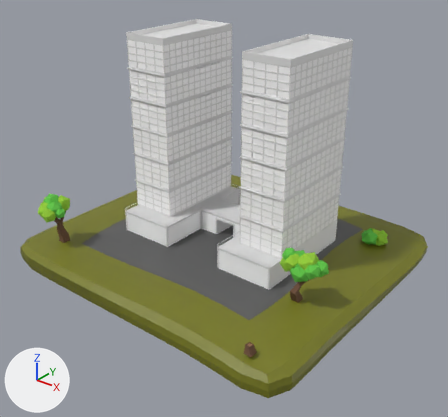
An edit to the glTF model static/models/business.glb, drawn before and after from the same camera.
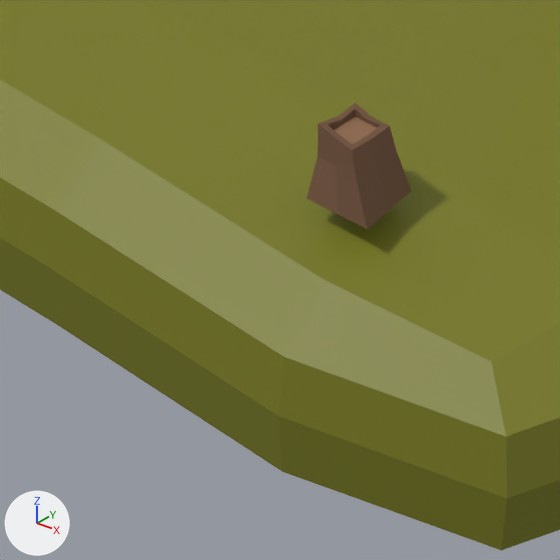
The first picture shows the older version from a camera (50 mm lens) standing at (16.7, -19.1, 15.5) and looking at (0.6, 1.0, 3.0). The close-ups show both versions on the part from 46% to 62% of the width and 79% to 96% of the height of that picture; other places that the commit changed are outside them. Arrows for +X, +Y and +Z are at lower left; the lights stay in place. Where no turn or scale is listed for an object, it has been applied to the vertices.

The first close-up shows 'Ground.003', 'Stumo 3'.
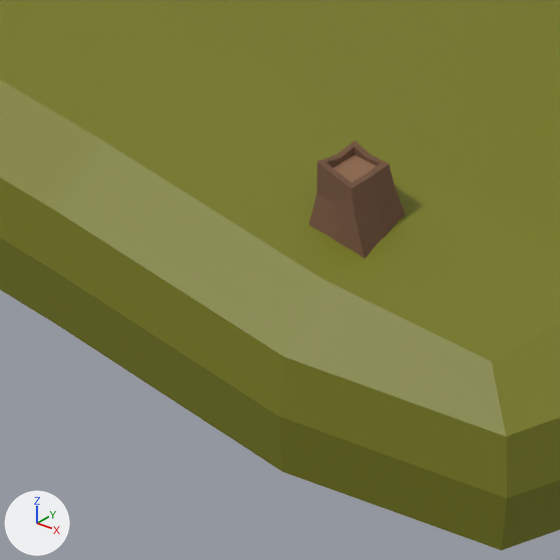
Where the newer file only moved an object's origin or applied its transform, the numbers keep the older frame.

Where the change shows, as pixel boxes (x1, y1, x2, y2) in the close-ups (560 x 560 px):
'Stumo 3', moved: before (307, 103, 411, 229); after (309, 141, 405, 259)

The change, as a diff of the scene's bpy script:
```diff
--- a/static/models/business.glb.py
+++ b/static/models/business.glb.py
@@ ob_stumo_3 @@
 ob_stumo_3 = bpy.data.objects.new('Stumo 3', me_cube_091)
-ob_stumo_3.location = (6.213, -4.461, 1.179)
+ob_stumo_3.location = (6.216, -4.46, 0.978)
```
